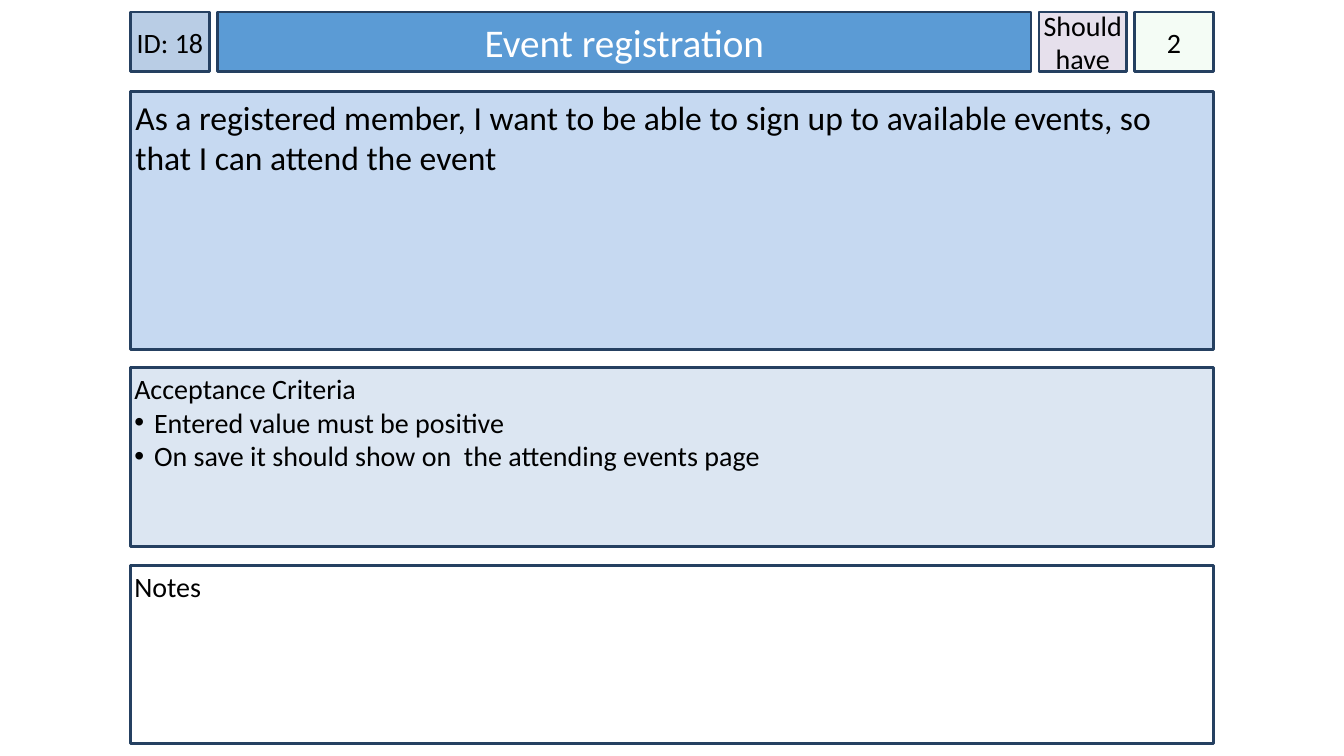
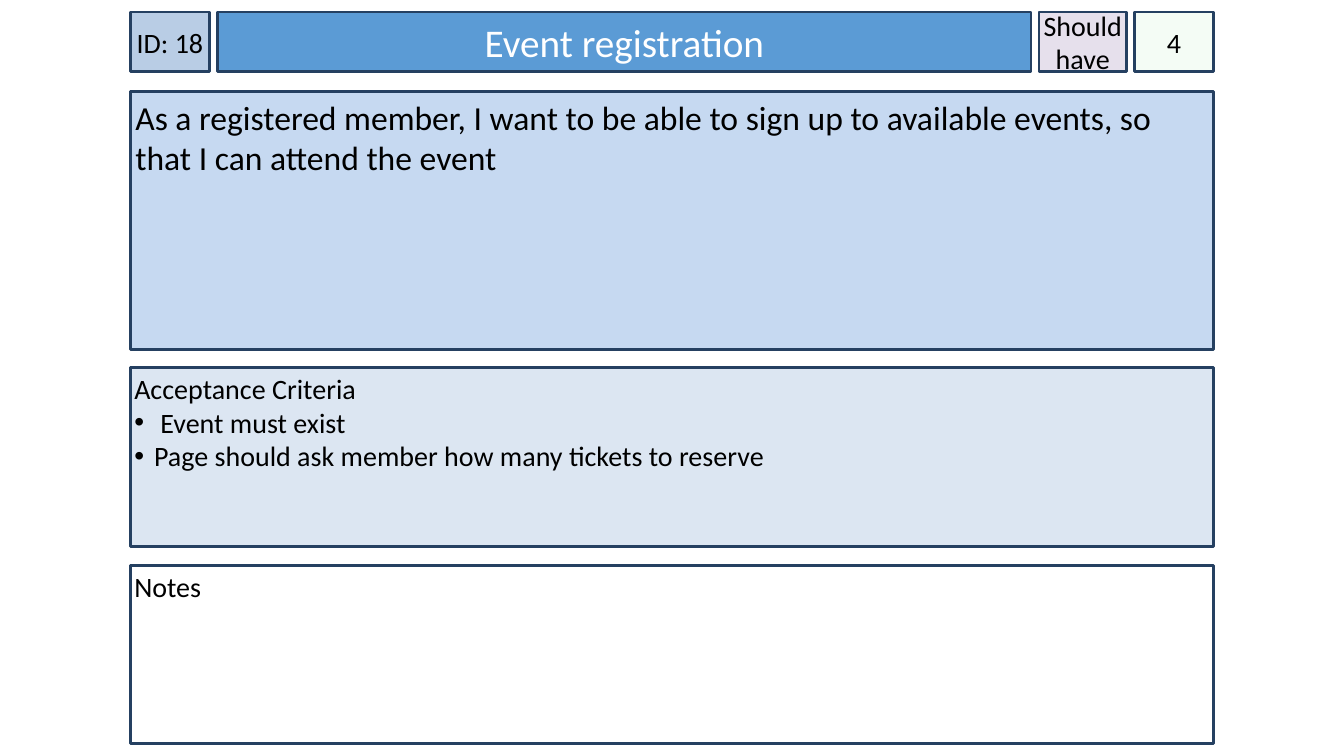
Before and after one commit to gcaba3/IFB299-Group23, a slide deck: slide 8 of New user stories.pptx. Drawn at 1344x756 pixels with LibreOffice and Linux fonts; fonts in the diff are those of the drawing. Boxes give left, top, right and bottom in pixels: in the first picture for what was removed or moved away, otherwise in the second. Text is boxed around its words. In the diff, an @@ line names an element or a change of style, - is before the commit and + after.

```diff
--- a/New user stories.pptx
+++ b/New user stories.pptx
@@ text in rectangle at [1167,35,1181,53]: text changed @@
-2
+4
@@ text at [154,413,764,471]: text changed @@
-• Entered value must be positive
-• On save it should show on the attending events page
+• Event must exist
+• Page should ask member how many tickets to reserve
```
Also in this commit, not shown: 2 other slides changed, 7 other files.
